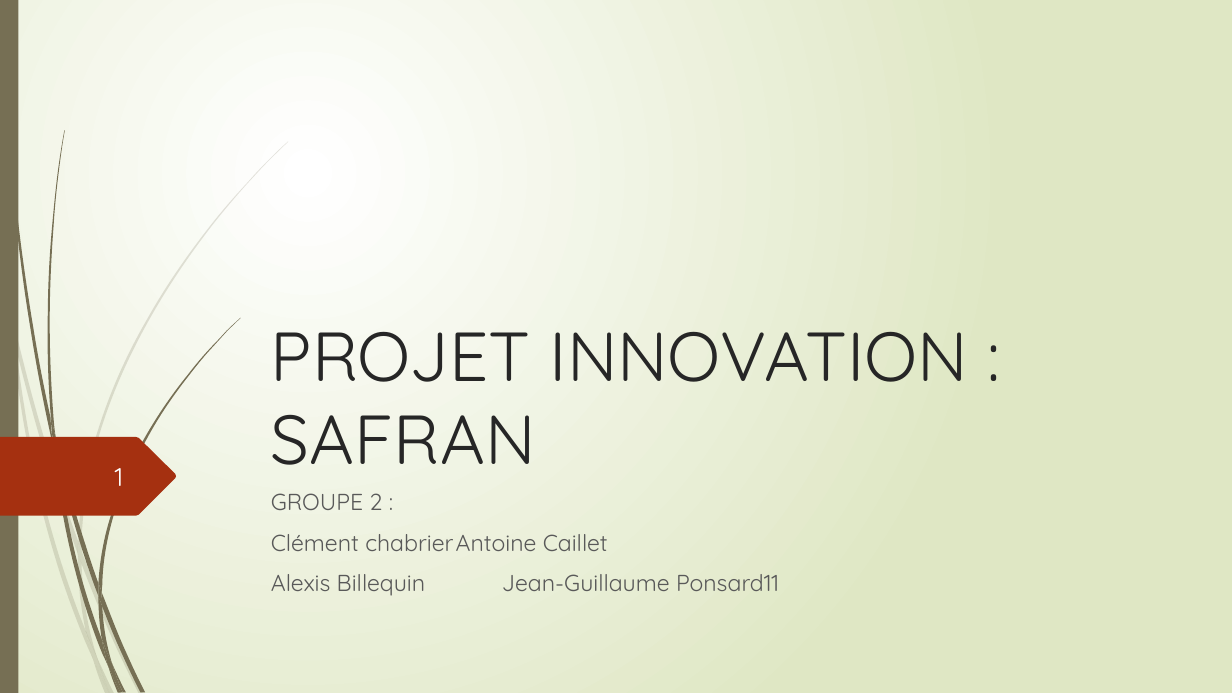
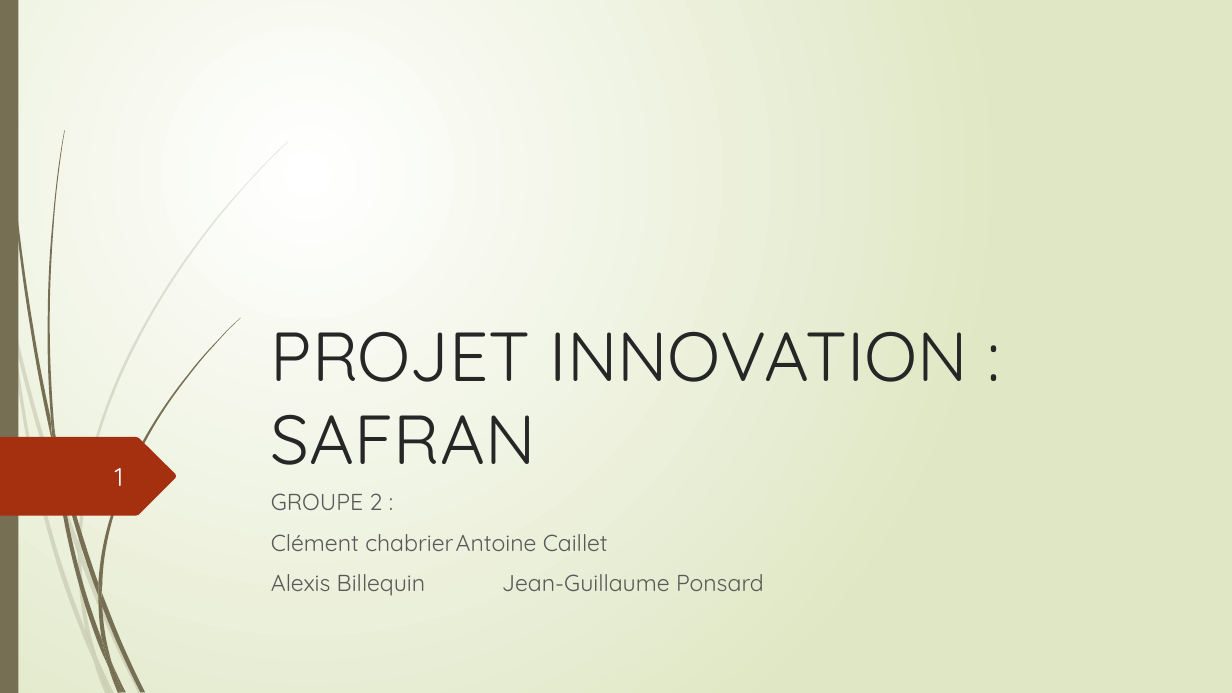
Before and after one commit to Jean-GuillaumePonsard/Safran, a slide deck: slide 1 of PPTprésentation.pptx. Drawn at 1232x693 pixels with LibreOffice and Linux fonts; fonts in the diff are those of the drawing. Boxes give left, top, right and bottom in pixels: in the first picture for what was removed or moved away, otherwise in the second. Text is boxed around its words. In the diff, an @@ line names an element or a change of style, - is before the commit and + after.

```diff
--- a/PPTprésentation.pptx
+++ b/PPTprésentation.pptx
@@ subtitle at bbox=[271, 574, 764, 596]: text changed @@
-Alexis Billequin Jean-Guillaume Ponsard11
+Alexis Billequin Jean-Guillaume Ponsard
```
Also in this commit, not shown: 1 other file.
